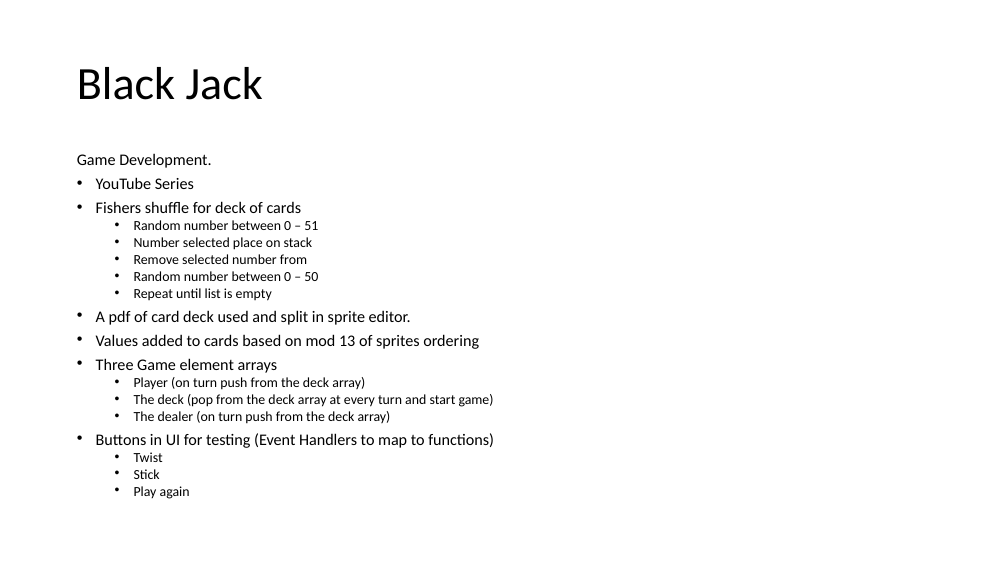
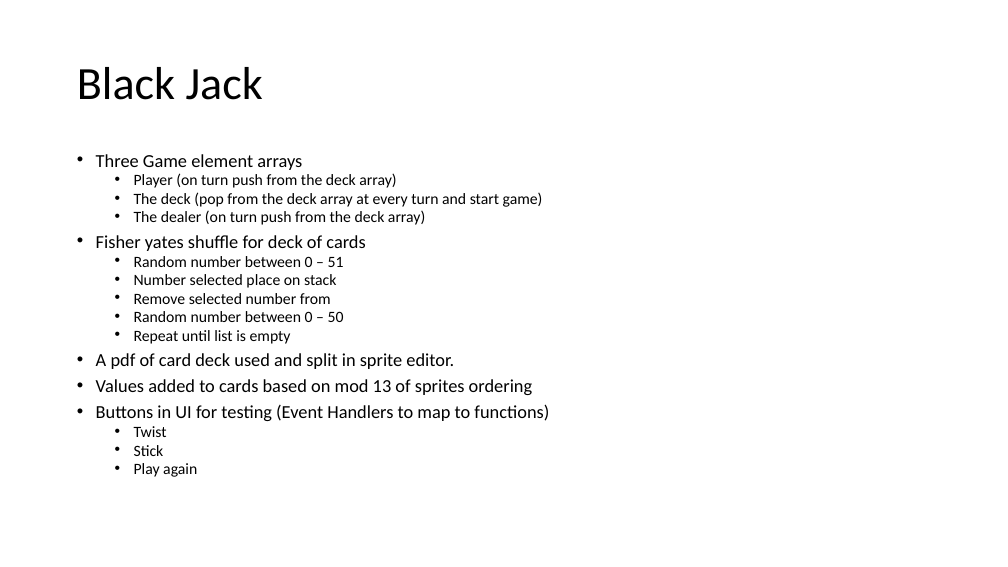
Before and after one commit to kevgleeson78/Gesture-Based-UI-Project, a slide deck: slide 5 of Presentation/New Microsoft PowerPoint Presentation.pptx (slide 4 before the commit). Drawn at 1008x567 pixels with LibreOffice and Linux fonts; fonts in the diff are those of the drawing. Boxes give left, top, right and bottom in pixels: in the first picture for what was removed or moved away, otherwise in the second. Text is boxed around its words. In the diff, an @@ line names an element or a change of style, - is before the commit and + after.

Commit message:
updated presentation

```diff
--- a/Presentation/New Microsoft PowerPoint Presentation.pptx
+++ b/Presentation/New Microsoft PowerPoint Presentation.pptx
@@ text at [96,154,543,251]: text changed; size 15.4 to 15 pt @@
-Game Development.
-• YouTube Series
-• Fishers shuffle for deck of cards
+• Three Game element arrays
+  • Player (on turn push from the deck array)
+  • The deck (pop from the deck array at every turn and start game)
+  • The dealer (on turn push from the deck array)
+• Fisher yates shuffle for deck of cards
@@ text at [96,256,549,477]: size 13.2 to 15 pt in "Random number between 0 – 51", "Number selected place on stack", "Remove selected number from", "Random number between 0 – 50" and 4 more places; size 15.4 to 17.5 pt in "A pdf of card deck used and ...", "Values added to cards based on mod ...", "Buttons in UI for testing (Event Handlers ..." @@
@@ text at [96,358,494,424]: paragraphs removed @@
-• Three Game element arrays
-  • Player (on turn push from the deck array)
-  • The deck (pop from the deck array at every turn and start game)
-  • The dealer (on turn push from the deck array)
```
Also in this commit, not shown: 4 other slides changed, 2 other files.
